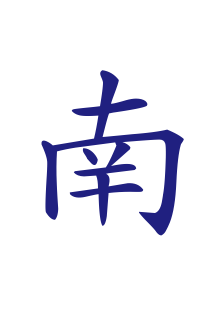
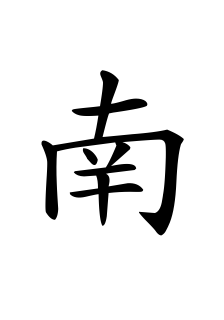
Layered file, before and after one edit (224×320). Changes by layer:
painted on "南" over <box>41,70,184,236</box>
